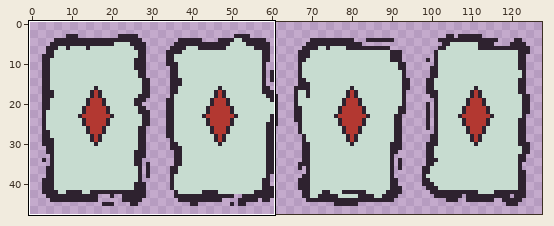
Two states of a pixel-art file, art/mini_cards.aseprite. Above, an overview of the earlier version with the close-up marked.
Close-up. Earlier state:
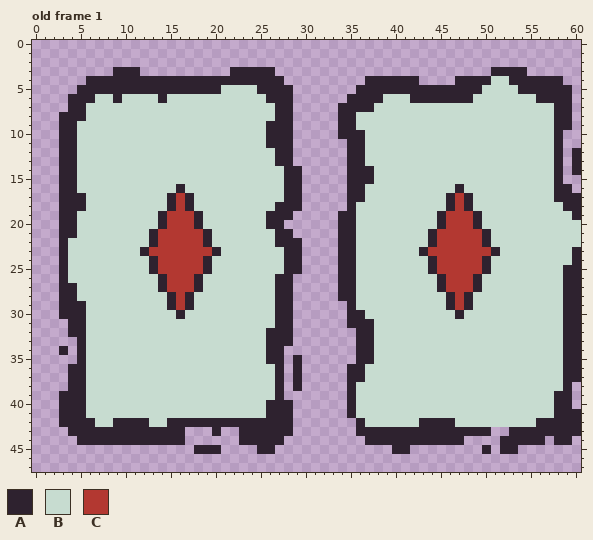
128x48 pixels, 1 frame. Shown: old frame 1: x 0..60, y 0..47. The commit also changed other frames or places, which this record leaves out.
Visible layers, top first: "Layer 2", "Layer 1".
Palette (. is transparent): A #2e222f  B #c7dcd0  C #b33831
Pixels before, old frame 1 (only the part around the change), first column x 3:
 0 ..........................................................
 1 ..........................................................
 2 ..........................................................
 3 ......AAA..........AAAAA........................AAAA......
 4 ...AAAAAAAAAAAAAAAAAAAAAA.........AAAAAA....AAAABBAAAAAA..
 5 ..AAAAAAAAAAAAAAAABBBBAAAA.......AAAAAAAAAAAAAABBBBAAAAAA.
 6 .AAABBABBBBABBBBBBBBBBBAAA......AAAABBBAAAAAAABBBBBBBAAAA.
 7 .AABBBBBBBBBBBBBBBBBBBBBAA.....AAAABBBBBBBBBBBBBBBBBBBBAA.
 8 AAABBBBBBBBBBBBBBBBBBBBBAA.....AABBBBBBBBBBBBBBBBBBBBBBAA.
 9 AABBBBBBBBBBBBBBBBBBBBBAAA.....AABBBBBBBBBBBBBBBBBBBBBBAA.
10 AABBBBBBBBBBBBBBBBBBBBBAAA.....AAABBBBBBBBBBBBBBBBBBBBBA..
11 AABBBBBBBBBBBBBBBBBBBBBAAA......AABBBBBBBBBBBBBBBBBBBBBA..
12 AABBBBBBBBBBBBBBBBBBBBBBAA......AABBBBBBBBBBBBBBBBBBBBBA.A
13 AABBBBBBBBBBBBBBBBBBBBBBAA......AABBBBBBBBBBBBBBBBBBBBBA.A
14 AABBBBBBBBBBBBBBBBBBBBBBBAA.....AAABBBBBBBBBBBBBBBBBBBBA.A
15 AABBBBBBBBBBBBBBBBBBBBBBBAA.....AAABBBBBBBBBBBBBBBBBBBBA..
16 AABBBBBBBBBBBABBBBBBBBBBBAA.....AABBBBBBBBBBABBBBBBBBBBAA.
17 AAABBBBBBBBBACABBBBBBBBBBAA.....AABBBBBBBBBACABBBBBBBBBAAA
18 AAABBBBBBBBBACABBBBBBBBBAAA.....ABBBBBBBBBBACABBBBBBBBBBAA
19 AABBBBBBBBBACCCABBBBBBBAAA.....AABBBBBBBBBACCCABBBBBBBBBBA
20 AABBBBBBBBBACCCABBBBBBBAA......AABBBBBBBBBACCCABBBBBBBBBBB
21 AABBBBBBBBACCCCCABBBBBBBAA.....AABBBBBBBBACCCCCABBBBBBBBBB
22 ABBBBBBBBBACCCCCABBBBBBBAAA....AABBBBBBBBACCCCCABBBBBBBBBB
23 ABBBBBBBBACCCCCCCABBBBBBBAA....AABBBBBBBACCCCCCCABBBBBBBBA
24 ABBBBBBBBBACCCCCABBBBBBBBAA....AABBBBBBBBACCCCCABBBBBBBBBA
25 ABBBBBBBBBACCCCCABBBBBBBBAA....AABBBBBBBBACCCCCABBBBBBBBAA
26 ABBBBBBBBBBACCCABBBBBBBBAA.....AABBBBBBBBBACCCABBBBBBBBBAA
27 AABBBBBBBBBACCCABBBBBBBBAA.....AABBBBBBBBBACCCABBBBBBBBBAA
28 AABBBBBBBBBBACABBBBBBBBBAA.....AABBBBBBBBBBACABBBBBBBBBBAA
29 AAABBBBBBBBBACABBBBBBBBBAA......ABBBBBBBBBBACABBBBBBBBBBAA
30 AAABBBBBBBBBBABBBBBBBBBBAA......AABBBBBBBBBBABBBBBBBBBBBAA
31 .AABBBBBBBBBBBBBBBBBBBBBAA......AAABBBBBBBBBBBBBBBBBBBBBAA
32 .AABBBBBBBBBBBBBBBBBBBBAAA.......AABBBBBBBBBBBBBBBBBBBBBAA
33 ..ABBBBBBBBBBBBBBBBBBBBAAA.......AABBBBBBBBBBBBBBBBBBBBBAA
34 A.ABBBBBBBBBBBBBBBBBBBBAA........AABBBBBBBBBBBBBBBBBBBBBAA
35 ..ABBBBBBBBBBBBBBBBBBBBAA.A......AABBBBBBBBBBBBBBBBBBBBBAA
36 .AABBBBBBBBBBBBBBBBBBBBBA.A.....AABBBBBBBBBBBBBBBBBBBBBBAA
37 .AABBBBBBBBBBBBBBBBBBBBBA.A.....AABBBBBBBBBBBBBBBBBBBBBBAA
38 .AABBBBBBBBBBBBBBBBBBBBBA.A.....ABBBBBBBBBBBBBBBBBBBBBBBA.
39 AAABBBBBBBBBBBBBBBBBBBBBA.......ABBBBBBBBBBBBBBBBBBBBBBAA.
40 AAABBBBBBBBBBBBBBBBBBBBAAA......ABBBBBBBBBBBBBBBBBBBBBBAA.
41 AAABBBBBBBBBBBBBBBBBBBBAAA......ABBBBBBBBBBBBBBBBBBBBBBAAA
42 AAAABBAAAABBAAAAAAAAAAAAAA.......ABBBBBBAAAABBBBBBBBBAAAAA
43 .AAAAAAAAAAAAA...A..AAAAAA.......AAAAAAAAAAAAAAA..AAAAAAAA
44 ..AAAAAAAAAAAA......AAAAA.........AAAAAAAAAAA....AAAAA.AA.
45 ...............AAA....AA.............AA........A.AA.......
46 ..........................................................
47 ..........................................................
The result:
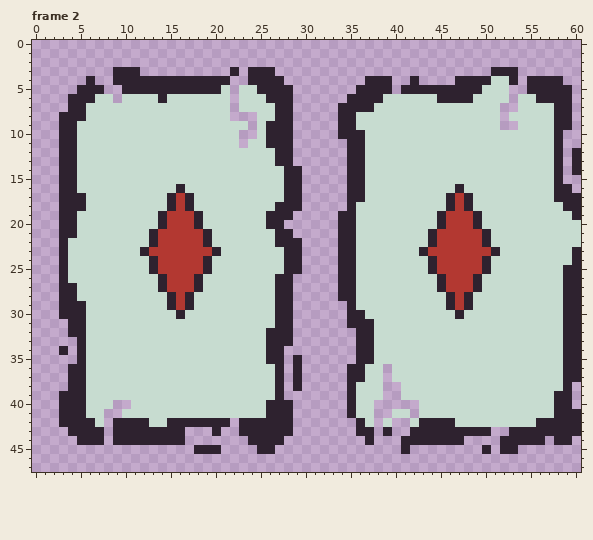
A new or re-ordered frame is compared with the old frame closest to it.
Log entry: player weapon equiping, mini_card functionality
Change:
{"change": "frames 1 -> 8"}
{"where": "frame 2 is new; against old frame 1, layer \"Layer 1\""}
{"frame":2,"y":3,"x":23,"old":"A","new":"."}
{"frame":2,"y":3,"x":54,"old":"A","new":"."}
{"frame":2,"y":4,"x":7,"old":"AA","new":".."}
{"frame":2,"y":4,"x":22,"old":"AA","new":".."}
{"frame":2,"y":4,"x":40,"old":"AA","new":".."}
{"frame":2,"y":4,"x":54,"old":"A","new":"."}
{"frame":2,"y":5,"x":8,"old":"AA","new":".."}
{"frame":2,"y":5,"x":22,"old":"B","new":"."}
{"frame":2,"y":5,"x":40,"old":"A","new":"."}
{"frame":2,"y":5,"x":53,"old":"BA","new":".."}
{"frame":2,"y":6,"x":9,"old":"A","new":"."}
{"frame":2,"y":6,"x":22,"old":"B","new":"."}
{"frame":2,"y":6,"x":42,"old":"AAA","new":"BBB"}
{"frame":2,"y":6,"x":53,"old":"B","new":"."}
{"frame":2,"y":7,"x":22,"old":"B","new":"."}
{"frame":2,"y":7,"x":52,"old":"BB","new":".."}
{"frame":2,"y":8,"x":22,"old":"BBB","new":"..."}
{"frame":2,"y":8,"x":52,"old":"B","new":"."}
{"frame":2,"y":9,"x":24,"old":"B","new":"."}
{"frame":2,"y":9,"x":52,"old":"BB","new":".."}
{"frame":2,"y":10,"x":23,"old":"BB","new":".."}
{"frame":2,"y":11,"x":23,"old":"B","new":"."}
{"frame":2,"y":14,"x":37,"old":"A","new":"B"}
{"frame":2,"y":15,"x":37,"old":"A","new":"B"}
{"frame":2,"y":36,"x":39,"old":"B","new":"."}
{"frame":2,"y":37,"x":39,"old":"B","new":"."}
{"frame":2,"y":38,"x":39,"old":"BB","new":".."}
{"frame":2,"y":39,"x":39,"old":"BB","new":".."}
{"frame":2,"y":40,"x":9,"old":"BB","new":".."}
{"frame":2,"y":40,"x":38,"old":"BBBBB","new":"....."}
{"frame":2,"y":41,"x":8,"old":"BB","new":".."}
{"frame":2,"y":41,"x":38,"old":"BB","new":".."}
{"frame":2,"y":41,"x":42,"old":"B","new":"."}
{"frame":2,"y":42,"x":8,"old":"B","new":"."}
{"frame":2,"y":42,"x":22,"old":"A","new":"."}
{"frame":2,"y":42,"x":38,"old":"B","new":"."}
{"frame":2,"y":42,"x":40,"old":"BB","new":".."}
{"frame":2,"y":43,"x":8,"old":"A","new":"."}
{"frame":2,"y":43,"x":38,"old":"A","new":"."}
{"frame":2,"y":43,"x":40,"old":"AA","new":".."}
{"frame":2,"y":44,"x":8,"old":"A","new":"."}
{"frame":2,"y":44,"x":23,"old":"A","new":"."}
{"frame":2,"y":44,"x":38,"old":"AAA","new":"..."}
{"frame":2,"y":45,"x":40,"old":"A","new":"."}
{"label":"erased","picture_box":[230,67,257,148]}
{"label":"erased","picture_box":[500,67,527,130]}
{"label":"erased","picture_box":[95,76,122,103]}
{"label":"changed","picture_box":[392,76,437,103]}
{"label":"changed","picture_box":[365,166,374,184]}
{"label":"erased","picture_box":[374,364,419,454]}
{"label":"erased","picture_box":[104,400,131,445]}
{"label":"erased","picture_box":[230,418,248,445]}
